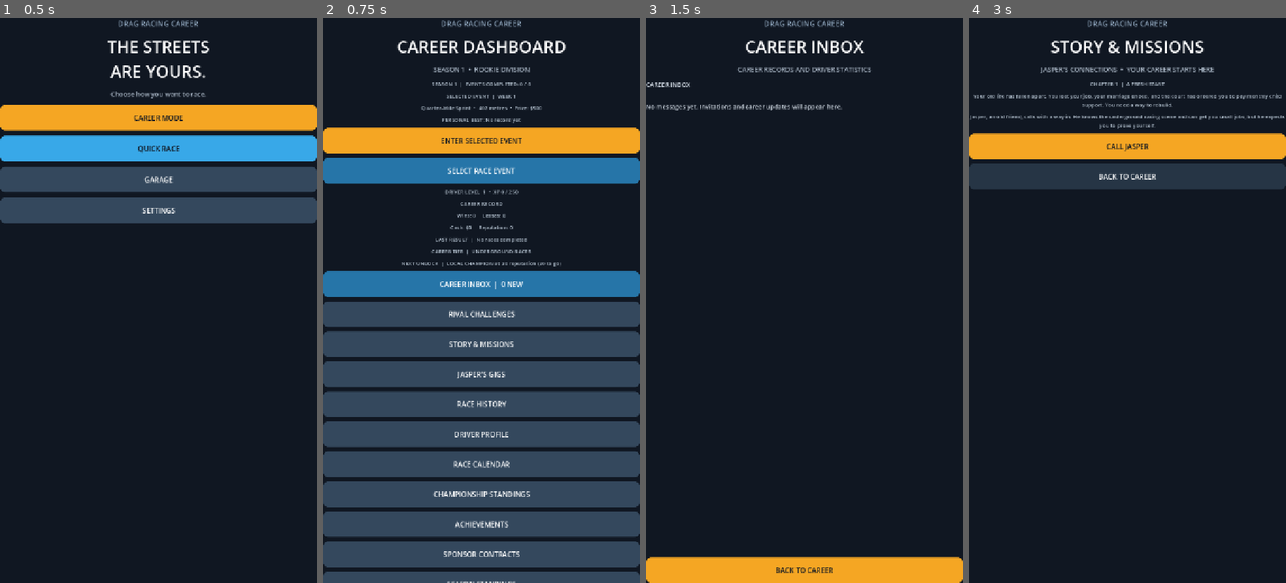
Above: before the commit, frames 1-4 (left to right).
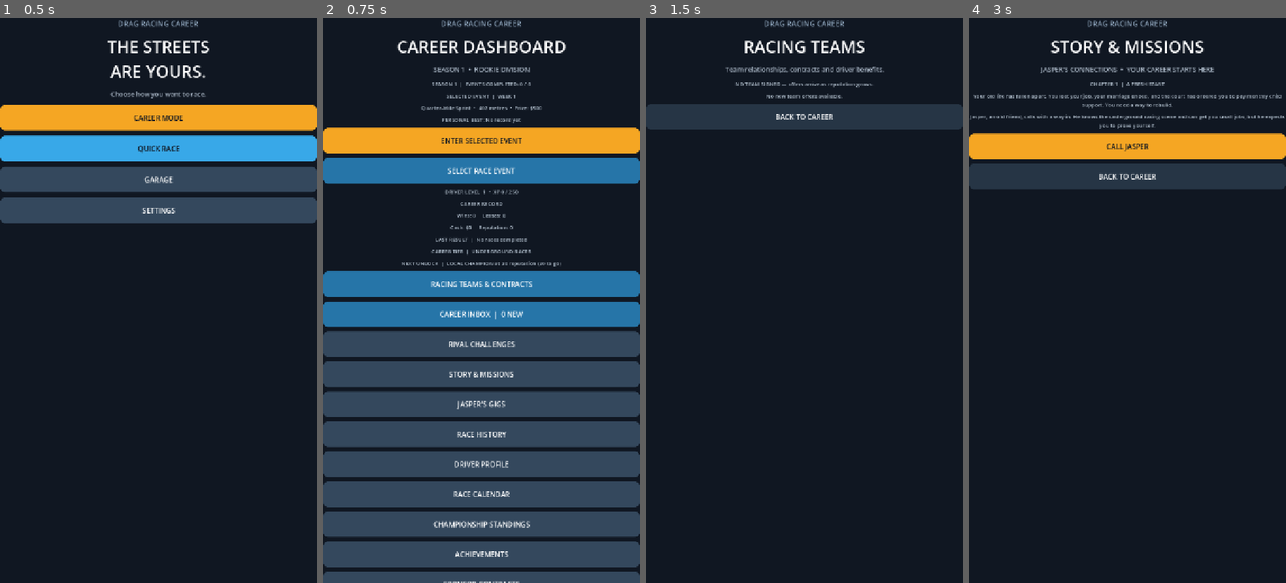
Above: after the commit, the same moments.

Repository: gleeshyyy/-Drag-Racing-Career
Game: Godot game, scene res://main.tscn
Same seed, same stepped clock (60 frames per second), same inputs: the game is played once before the commit and once after it.
Inputs (mouse positions are in pixels of both pictures, inside the frame that each line leads up to):
- Up to frame 1 (0.5 s): no input
- Up to frame 2 (0.75 s): click "CAREER MODE" at 0.5 s
- Up to frame 3 (1.5 s): click (804, 283) at 1.25 s, where only the run after the commit has a clickable "RACING TEAMS & CONTRACTS"
- Up to frame 4 (3 s): click "BACK TO CAREER" at 2 s; click "STORY & MISSIONS" at 2.75 s

Frame 1 is identical in both runs. In frame 2, 6.1% of the frame differs, in the area x 0-100%, y 46-100%; in frame 3, 10%, in the area x 0-100%, y 4-100%; in frame 4, nothing differs.

Commit message:
Add racing teams and driver contracts

Diff:
--- a/main.gd
+++ b/main.gd
@@ -119,6 +119,17 @@
 var rival_challenge_active := false
 var rival_challenge_name := ""
 var last_career_notification := ""
+var current_team := ""
+var team_offers: Array = []
+var team_invites_sent: Array = []
+var team_contract_active := false
+var team_contract_races_left := 0
+var team_contract_races_completed := 0
+var team_contract_wins := 0
+var team_contract_win_target := 3
+var team_contract_reward := 0
+var last_team_message := ""
+var last_team_race_message := ""
 var owned_cars: Array = ["Street Compact"]
 var active_car := "Street Compact"
 var car_upgrades: Dictionary = {}
@@ -376,6 +387,10 @@
 	_add_section_label("LAST RESULT  |  " + last_result)
 	_add_section_label("CAREER TIER  |  %s" % _career_tier_name())
 	_add_section_label("NEXT UNLOCK  |  %s" % _next_career_tier_text())
+	var teams_button := _make_button("RACING TEAMS & CONTRACTS", Color("#2675a8"))
+	teams_button.add_theme_color_override("font_color", Color.WHITE)
+	teams_button.pressed.connect(_show_team_management)
+	section_panel.add_child(teams_button)
 	var inbox_button := _make_button("CAREER INBOX  |  %d NEW" % career_inbox.size(), Color("#2675a8"))
 	inbox_button.add_theme_color_override("font_color", Color.WHITE)
 	inbox_button.pressed.connect(_show_career_inbox)
@@ -481,8 +496,9 @@
 	if wear <= 0.0 or career_cash <= 0:
 		_show_garage()
 		return
-	var repair_amount := minf(wear, float(career_cash) / 25.0)
-	var repair_cost := mini(career_cash, int(ceil(repair_amount * 25.0)))
+	var repair_rate := 25.0 * (1.0 - _team_discount_rate())
+	var repair_amount := minf(wear, float(career_cash) / maxf(1.0,repair_rate))
+	var repair_cost := mini(career_cash, int(ceil(repair_amount * repair_rate)))
 	if repair_amount <= 0.0 or repair_cost <= 0:
 		_show_garage()
 		return
@@ -498,8 +514,9 @@
 	if missing_fuel <= 0.0 or career_cash <= 0:
 		_show_garage()
 		return
-	var refill_amount := minf(missing_fuel, float(career_cash) / 10.0)
-	var refill_cost := mini(career_cash, int(ceil(refill_amount * 10.0)))
+	var fuel_rate := 10.0 * (1.0 - _team_discount_rate())
+	var refill_amount := minf(missing_fuel, float(career_cash) / maxf(1.0,fuel_rate))
+	var refill_cost := mini(career_cash, int(ceil(refill_amount * fuel_rate)))
 	if refill_amount <= 0.0 or refill_cost <= 0:
 		_show_garage()
 		return
@@ -548,7 +565,9 @@
 	var condition := clampf(float(car_condition.get(active_car, 100.0)), 0.0, 100.0)
 	_add_section_label("ACTIVE CAR CONDITION  |  %.1f%%" % condition)
 	_add_section_label("Wear reduces speed and acceleration. Service restores full performance.")
-	var service_cost := int(ceil((100.0 - condition) * 25.0))
+	if current_team != "":
+		_add_section_label("TEAM DISCOUNT  |  %d%%" % int(_team_discount_rate()*100.0))
+	var service_cost := int(ceil((100.0 - condition) * 25.0 * (1.0 - _team_discount_rate())))
 	var service_button := _make_button("SERVICE CAR  |  $%s" % str(service_cost), Color("#25a9a1"))
 	service_button.disabled = condition >= 99.9 or career_cash <= 0
 	service_button.pressed.connect(_service_active_car)
@@ -556,7 +575,7 @@
 	var fuel := clampf(float(car_fuel.get(active_car, 100.0)), 0.0, 100.0)
 	_add_section_label("FUEL LEVEL  |  %.1f%%" % fuel)
 	_add_section_label("Low fuel reduces engine performance. Refuelling costs $10 per 1%.")
-	var refuel_cost := int(ceil((100.0 - fuel) * 10.0))
+	var refuel_cost := int(ceil((100.0 - fuel) * 10.0 * (1.0 - _team_discount_rate())))
 	var refuel_button := _make_button("REFUEL CAR  |  $%s" % str(refuel_cost), Color("#2675a8"))
 	refuel_button.add_theme_color_override("font_color", Color.WHITE)
 	refuel_button.disabled = fuel >= 99.9 or career_cash <= 0
@@ -684,7 +703,7 @@
 		return
 	for part in _upgrade_catalog():
 		if str(part["name"]) == part_name:
-			var price := int(part["base_price"]) * (level + 1)
+			var price := int(ceil(float(int(part["base_price"]) * (level + 1)) * (1.0 - _team_discount_rate())))
 			if career_cash < price:
 				status_label.text = "Not enough cash. You need $%s more." % str(price - career_cash)
 				return
@@ -740,6 +759,153 @@
 		if career_reputation < int(thresholds[index]):
 			return "%s at %d reputation (%d to go)" % [names[index], int(thresholds[index]), int(thresholds[index]) - career_reputation]
 	return "MAXIMUM TIER REACHED"
+
+func _team_catalog() -> Array:
+	return [
+		{"name":"Street Kings","rep":30,"signing":500,"discount":5,"reward":1200,"description":"A local underground crew with affordable workshop access."},
+		{"name":"Apex Performance","rep":75,"signing":1200,"discount":8,"reward":2200,"description":"An amateur outfit focused on consistent race wins."},
+		{"name":"Velocity Motorsport","rep":150,"signing":2500,"discount":10,"reward":4000,"description":"A professional team with strong technical support."},
+		{"name":"National Racing Union","rep":300,"signing":5000,"discount":12,"reward":6500,"description":"A national-level operation with major race ambitions."},
+		{"name":"International Elite","rep":500,"signing":9000,"discount":15,"reward":10000,"description":"An international team with premium workshop benefits."},
+		{"name":"Superstar Works","rep":800,"signing":15000,"discount":18,"reward":16000,"description":"An elite factory-backed team for the sport's biggest names."}
+	]
+
+func _team_discount_rate() -> float:
+	for team in _team_catalog():
+		if str(team["name"]) == current_team:
+			return float(team["discount"]) / 100.0
+	return 0.0
+
+func _refresh_team_offers() -> void:
+	for team in _team_catalog():
+		var team_name := str(team["name"])
+		if career_reputation >= int(team["rep"]) and team_name != current_team and not team_offers.has(team_name) and not team_invites_sent.has(team_name):
+			team_offers.append(team_name)
+			team_invites_sent.append(team_name)
+			_add_career_notification("TEAM OFFER: %s wants to sign you. Review Racing Teams & Contracts." % team_name)
+
+func _show_team_management() -> void:
+	_refresh_team_offers()
+	menu_panel.hide()
+	race_panel.hide()
+	section_panel.show()
+	title_label.text = "RACING TEAMS"
+	status_label.text = "Team relationships, contracts and driver benefits."
+	_clear_section()
+	if current_team != "":
+		var data: Dictionary = {}
+		for team in _team_catalog():
+			if str(team["name"]) == current_team:
+				data = team
+				break
+		_add_section_label("CURRENT TEAM  |  " + current_team.to_upper())
+		_add_section_label("BENEFIT  |  %d%% off upgrades, servicing and fuel" % int(data.get("discount",0)))
+		if team_contract_active:
+			_add_section_label("CONTRACT  |  %d / 6 races completed" % team_contract_races_completed)
+			_add_section_label("OBJECTIVE  |  Win %d races; current wins: %d" % [team_contract_win_target,team_contract_wins])
+			_add_section_label("RACES REMAINING  |  %d" % team_contract_races_left)
+			_add_section_label("COMPLETION BONUS  |  $%s" % str(team_contract_reward))
+		else:
+			_add_section_label("CONTRACT EXPIRED  |  Renewal available")
+		var renew := _make_button("RENEW 6-RACE CONTRACT",Color("#25a9a1"))
+		renew.pressed.connect(_renew_team_contract)
+		section_panel.add_child(renew)
+		var leave := _make_button("LEAVE CURRENT TEAM",Color("#a84444"))
+		leave.add_theme_color_override("font_color",Color.WHITE)
+		leave.pressed.connect(_leave_team)
+		section_panel.add_child(leave)
+	else:
+		_add_section_label("NO TEAM SIGNED — offers arrive as reputation grows.")
+	if team_offers.is_empty():
+		_add_section_label("No new team offers available.")
+	for team_name in team_offers:
+		for team in _team_catalog():
+			if str(team["name"]) != str(team_name):
+				continue
+			_add_section_label("%s  |  %d reputation required" % [team_name,int(team["rep"])])
+			_add_section_label(str(team["description"]))
+			_add_section_label("Signing bonus $%s  •  %d%% discount" % [str(team["signing"]),int(team["discount"])])
+			var join := _make_button("SIGN WITH "+str(team_name).to_upper(),Color("#f5a623"))
+			join.pressed.connect(_join_team.bind(str(team_name)))
+			section_panel.add_child(join)
+	var back := _make_button("BACK TO CAREER",Color("#263545"))
+	back.add_theme_color_override("font_color",Color.WHITE)
+	back.pressed.connect(_show_career_dashboard)
+	section_panel.add_child(back)
+
+func _join_team(team_name: String) -> void:
+	if not team_offers.has(team_name):
+		return
+	for team in _team_catalog():
+		if str(team["name"]) != team_name or career_reputation < int(team["rep"]):
+			continue
+		current_team = team_name
+		career_cash += int(team["signing"])
+		team_offers.erase(team_name)
+		team_contract_active = true
+		team_contract_races_left = 6
+		team_contract_races_completed = 0
+		team_contract_wins = 0
+		team_contract_win_target = 3
+		team_contract_reward = int(team["reward"])
+		last_team_message = "SIGNED: %s. $%s signing bonus received. Win 3 of your next 6 Career races for a $%s bonus." % [team_name,str(team["signing"]),str(team_contract_reward)]
+		_add_career_notification(last_team_message)
+		_save_career()
+		_show_team_management()
+		return
+
+func _renew_team_contract() -> void:
+	if current_team == "" or team_contract_active:
+		return
+	for team in _team_catalog():
+		if str(team["name"]) == current_team:
+			team_contract_active = true
+			team_contract_races_left = 6
+			team_contract_races_completed = 0
+			team_contract_wins = 0
+			team_contract_win_target = 3
+			team_contract_reward = int(team["reward"])
+			last_team_message = "CONTRACT RENEWED: %s. Win 3 of your next 6 Career races." % current_team
+			_add_career_notification(last_team_message)
+			_save_career()
+			_show_team_management()
+			return
+
+func _leave_team() -> void:
+	if current_team == "":
+		return
+	var old_team := current_team
+	current_team = ""
+	team_contract_active = false
+	team_contract_races_left = 0
+	team_contract_races_completed = 0
+	team_contract_wins = 0
+	team_contract_reward = 0
+	last_team_message = "You left %s. Team discounts and contract access have ended." % old_team
+	_add_career_notification(last_team_message)
+	_refresh_team_offers()
+	_save_career()
+	_show_team_management()
+
+func _update_team_contract(won: bool) -> void:
+	last_team_race_message = ""
+	if current_team == "" or not team_contract_active:
+		return
+	team_contract_races_completed += 1
+	team_contract_races_left = maxi(0,team_contract_races_left-1)
+	if won:
+		team_contract_wins += 1
+	if team_contract_wins >= team_contract_win_target:
+		career_cash += team_contract_reward
+		last_team_race_message = "TEAM CONTRACT COMPLETED: %s — $%s bonus paid." % [current_team,str(team_contract_reward)]
+		_add_career_notification(last_team_race_message)
+		team_contract_active = false
+	elif team_contract_races_left <= 0:
+		last_team_race_message = "TEAM CONTRACT EXPIRED: %s — %d/%d wins. You can renew." % [current_team,team_contract_wins,team_contract_win_target]
+		_add_career_notification(last_team_race_message)
+		team_contract_active = false
+	else:
+		last_team_race_message = "TEAM CONTRACT: %s — %d/%d wins, %d races remaining." % [current_team,team_contract_wins,team_contract_win_target,team_contract_races_left]
 
 func _event_min_reputation(event_id: String) -> int:
 	match event_id:
@@ -1705,7 +1871,9 @@
 			current_win_streak = 0
 			last_result = "Defeat vs " + rival_name
 		_update_jasper_job_progress()
+		_update_team_contract(won)
 		_advance_career_month()
+		_refresh_team_offers()
 		if rival_challenge_active:
 			if won:
 				var challenge_bonus := 750 + career_reputation * 2
@@ -1744,6 +1912,8 @@
 	_add_section_label("PRIZE MONEY  |  $%s" % str(race_reward if was_career_race and won else 0))
 	if was_career_race and last_story_message != "":
 		_add_section_label(last_story_message)
+	if was_career_race and last_team_race_message != "":
+		_add_section_label(last_team_race_message)
 	if was_career_race and last_jasper_job_message != "":
 		_add_section_label(last_jasper_job_message)
 	if was_career_race:
@@ -1864,6 +2034,16 @@
 	completed_jasper_jobs = save.get_value("career", "completed_jasper_jobs", [])
 	last_jasper_job_message = str(save.get_value("career", "last_jasper_job_message", ""))
 	career_inbox = save.get_value("career", "career_inbox", [])
+	current_team = str(save.get_value("career", "current_team", ""))
+	team_offers = save.get_value("career", "team_offers", [])
+	team_invites_sent = save.get_value("career", "team_invites_sent", [])
+	team_contract_active = bool(save.get_value("career", "team_contract_active", false))
+	team_contract_races_left = int(save.get_value("career", "team_contract_races_left", 0))
+	team_contract_races_completed = int(save.get_value("career", "team_contract_races_completed", 0))
+	team_contract_wins = int(save.get_value("career", "team_contract_wins", 0))
+	team_contract_win_target = int(save.get_value("career", "team_contract_win_target", 3))
+	team_contract_reward = int(save.get_value("career", "team_contract_reward", 0))
+	last_team_message = str(save.get_value("career", "last_team_message", ""))
 	career_invites_sent = save.get_value("career", "career_invites_sent", [])
 	defeated_challenge_rivals = save.get_value("career", "defeated_challenge_rivals", [])
 	career_month = int(save.get_value("career", "career_month", 1))
@@ -1926,6 +2106,16 @@
 	save.set_value("career", "completed_jasper_jobs", completed_jasper_jobs)
 	save.set_value("career", "last_jasper_job_message", last_jasper_job_message)
 	save.set_value("career", "career_inbox", career_inbox)
+	save.set_value("career", "current_team", current_team)
+	save.set_value("career", "team_offers", team_offers)
+	save.set_value("career", "team_invites_sent", team_invites_sent)
+	save.set_value("career", "team_contract_active", team_contract_active)
+	save.set_value("career", "team_contract_races_left", team_contract_races_left)
+	save.set_value("career", "team_contract_races_completed", team_contract_races_completed)
+	save.set_value("career", "team_contract_wins", team_contract_wins)
+	save.set_value("career", "team_contract_win_target", team_contract_win_target)
+	save.set_value("career", "team_contract_reward", team_contract_reward)
+	save.set_value("career", "last_team_message", last_team_message)
 	save.set_value("career", "career_invites_sent", career_invites_sent)
 	save.set_value("career", "defeated_challenge_rivals", defeated_challenge_rivals)
 	save.set_value("career", "career_month", career_month)
